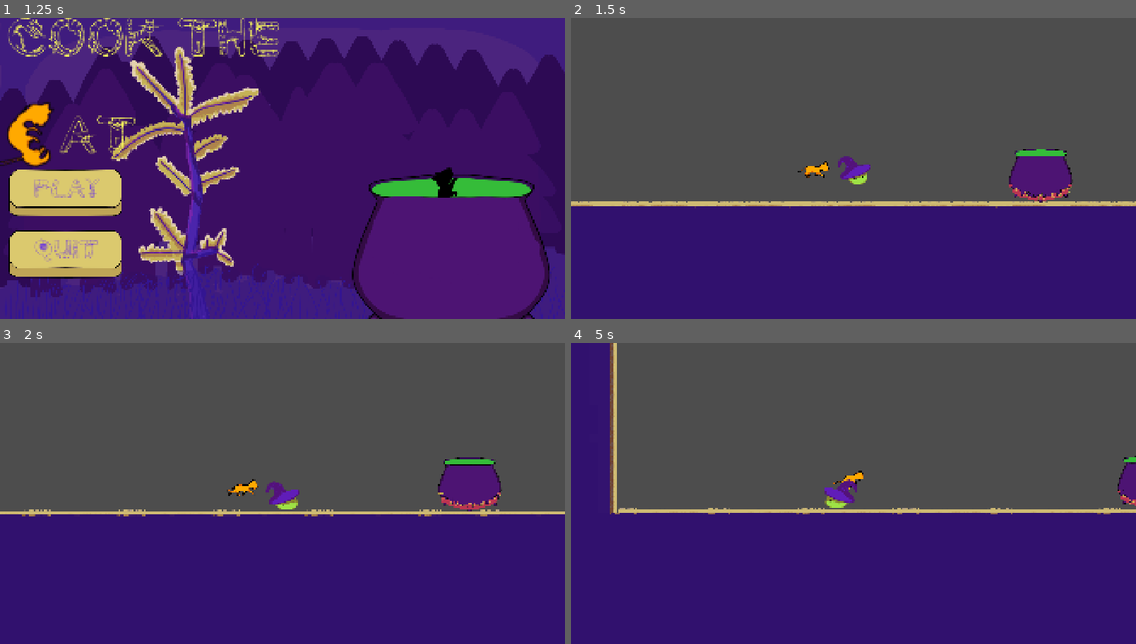
Above: before the commit, frames 1-4 (two rows, left to right).
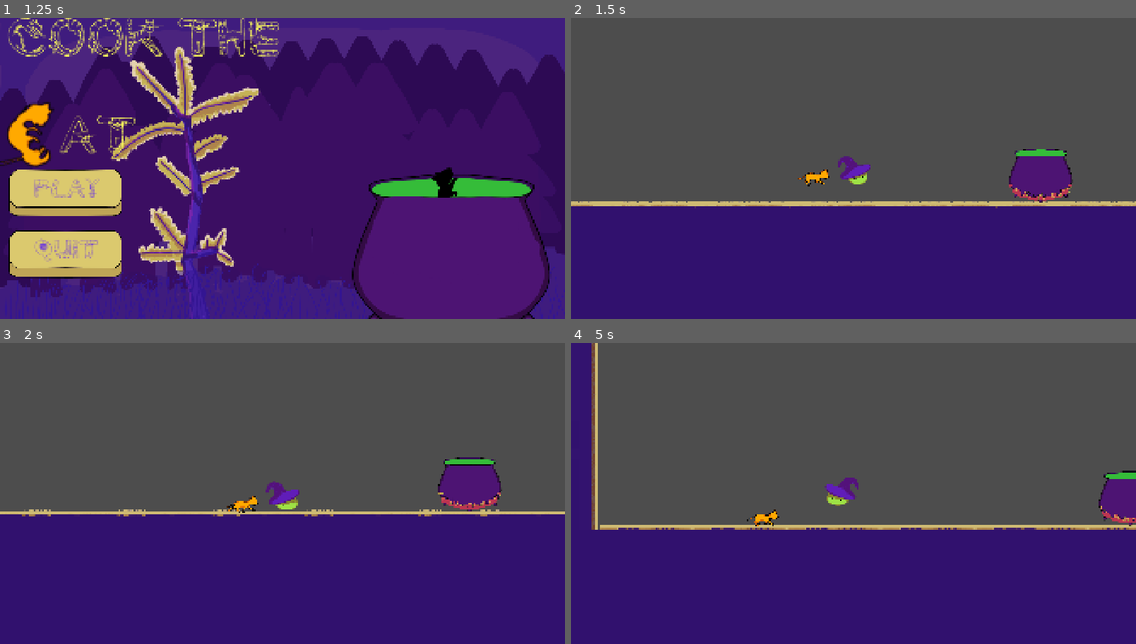
Above: after the commit, the same moments.

Repository: EternaHQ/Enchanted-Mini-Jam
Game: Godot game, scene res://Scenes/Main.tscn
The game is run twice, just before and just after one commit, with the same random seed, the same clock (stepped at 60 frames per second) and the same inputs.
Inputs (mouse positions are in pixels of both pictures, inside the frame that each line leads up to):
- Up to frame 1 (1.25 s): move the mouse to (254, 228) at 0.52 s; press the mouse at (254, 228) at 0.53 s; hold Right (Right) from 0.53 s (still down); tap Space (Up) at 0.77 s
- Up to frame 2 (1.5 s): release Right (Right) at 1.25 s; release the mouse at (825, 228) at 1.25 s; click (638, 189) at 1.25 s
- Up to frame 3 (2 s): no input
- Up to frame 4 (5 s): move the mouse to (1023, 538) at 2.02 s; hold Right (Right) 2.03-2.78 s; click (1023, 538) at 2.1 s; tap Space (Up) at 2.27, 3.77, 4.52 s; move the mouse to (684, 448) at 2.77 s; press the mouse at (684, 448) at 2.78 s; hold A (Left) from 2.78 s (still down); move the mouse to (881, 493) at 3.52 s; release the mouse at (881, 493) at 3.53 s; click (881, 493) at 3.6 s; move the mouse to (768, 418) at 4.27 s; press the mouse at (768, 418) at 4.28 s

Frame 1 is identical in both runs. In frame 2, 0.2% of the frame differs, in the area x 40-46%, y 47-56%; in frame 3, 0.3%; in frame 4, 9.9%, in the area x 3-100%, y 0-63%.

Commit message:
add Cat throw

Diff:
--- a/enchanted-game-jam/Scenes/cat.tscn
+++ b/enchanted-game-jam/Scenes/cat.tscn
@@ -140,4 +140,5 @@
 rotation = 1.5707964
 shape = SubResource("CapsuleShape2D_ql73s")
 
+[connection signal="input_event" from="." to="." method="_on_input_event"]
 [connection signal="body_entered" from="GrabArea2D" to="." method="_on_grab_area_2d_body_entered"]
--- a/enchanted-game-jam/Scenes/cauldron.tscn
+++ b/enchanted-game-jam/Scenes/cauldron.tscn
@@ -64,6 +64,6 @@
 frame_progress = 0.8060566
 
 [node name="CollisionPolygon2D" type="CollisionPolygon2D" parent="." unique_id=482137628]
-polygon = PackedVector2Array(192, 25, 211, 109, 144, 205, 9, 236, -149, 207, -209, 123, -196, 25, -153, -71, -171, 130, -127, 183, -7, 205, 116, 177, 169, 122, 152, -78)
+polygon = PackedVector2Array(192, 25, 211, 109, 144, 205, 9, 236, -149, 207, -209, 123, -196, 25, -155, -41, -171, 130, -127, 183, -7, 205, 116, 177, 169, 122, 158, -40)
 
 [connection signal="area_entered" from="Area_top" to="." method="_on_area_top_area_entered"]
--- a/enchanted-game-jam/Scripts/cat.gd
+++ b/enchanted-game-jam/Scripts/cat.gd
@@ -1,17 +1,14 @@
 extends CharacterBody2D
+
 @onready var animated_sprite = $AnimatedSprite2D
 @onready var collision_shape = $CollisionShape2D
 @onready var grab_area = $GrabArea2D
 @onready var timer: Timer = $Timer
 
-var is_flying: bool = false
-var is_running: bool = true
 var player: CharacterBody2D
-var gravity: float = 5.0
-var speed: int=10
-var acceleration=100
-var movement_direction=0
-var is_grabbed: bool=false
+var gravity: float = 60.0
+var is_grabbed: bool = false
+var just_launched = false
 
 # Called when the node enters the scene tree for the first time.
 func _ready() -> void:
@@ -20,27 +17,36 @@
 
 func _physics_process(delta: float) -> void:
 	if is_grabbed:
-		velocity = (player.global_position + Vector2(0,-100) - global_position) * 10
+		velocity = (player.global_position + Vector2(0, -100) - global_position) * 10
 		move_and_slide()
 	else:
-		movement()
-		if !is_on_floor():
+		if !just_launched and randf_range(0,120) == 120:
+			movement()
+		if ! is_on_floor():
 			velocity.y += gravity
 		if is_on_floor():
 			velocity.y = 0
-		move_and_slide()
+
+	if Input.is_action_just_pressed("throw"):
+		is_grabbed = false
+
+		just_launched = true
+		collision_shape.set_deferred("disabled", false)
+		grab_area.set_deferred("monitorable", true)
+		velocity *= 4
+		await get_tree().create_timer(2).timeout
+		just_launched = false
+		animated_sprite.play("walk")
+
+	move_and_slide()
 
 func _on_grab_area_2d_body_entered(body: Node2D) -> void:
 	if body.is_in_group("player"):
 		print("test")
 		is_grabbed = true
 		animated_sprite.play("grabbed")
-		collision_shape.disabled = false
 		collision_shape.set_deferred("disabled", true)
-		grab_area.set_deferred("monitorable", true)
+		grab_area.set_deferred("monitorable", false)
 
 func movement() -> void:
 	pass
-
-func throw() -> void:
-	pass
--- a/enchanted-game-jam/Scripts/player.gd
+++ b/enchanted-game-jam/Scripts/player.gd
@@ -119,16 +119,7 @@
 		throw_cat()
 
 func throw_cat() -> void:
-	var cat = get_node("Cat")
-	if cat:
-		cat.reparent(get_parent())
-	var throw_direction = Vector2.RIGHT
-	if animated_sprite.flip_h:
-		throw_direction = Vector2.LEFT
-	throw_direction.y = -0.5  # Leichter Aufwärtswinkel beim Werfen
-	if cat.has_method("launch"):
-		cat.launch(throw_direction * throw_force)
-		print("player throwed cat")
+	get_node("Cat").throw
 
 
 func push()-> void:
